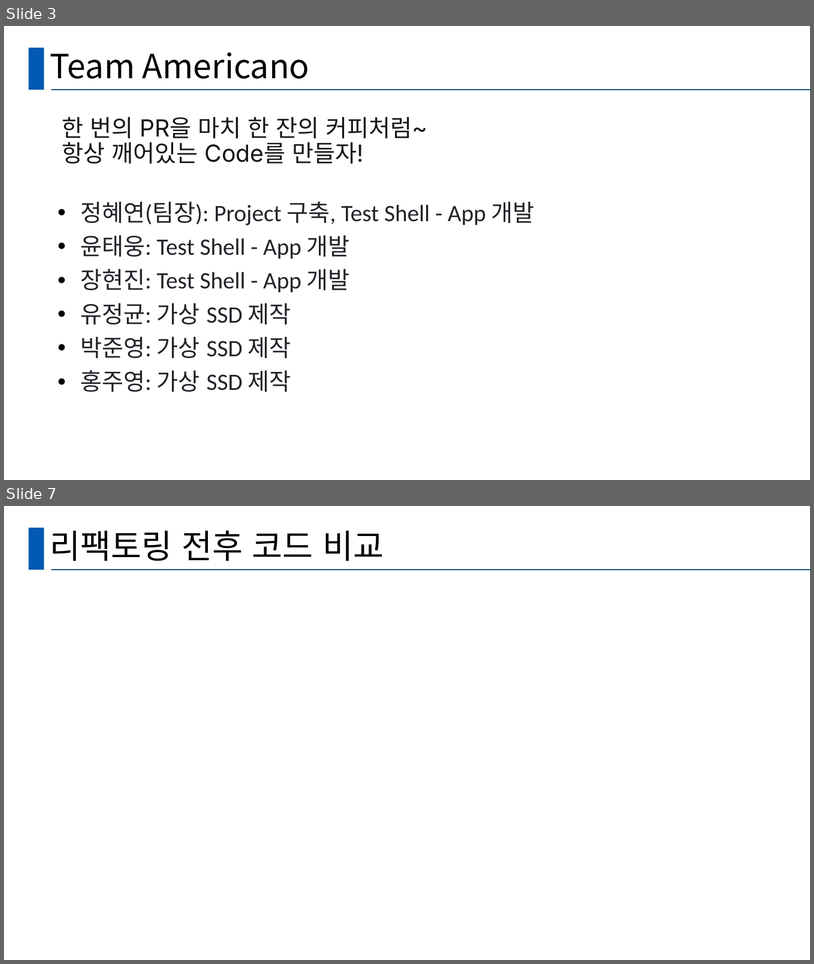
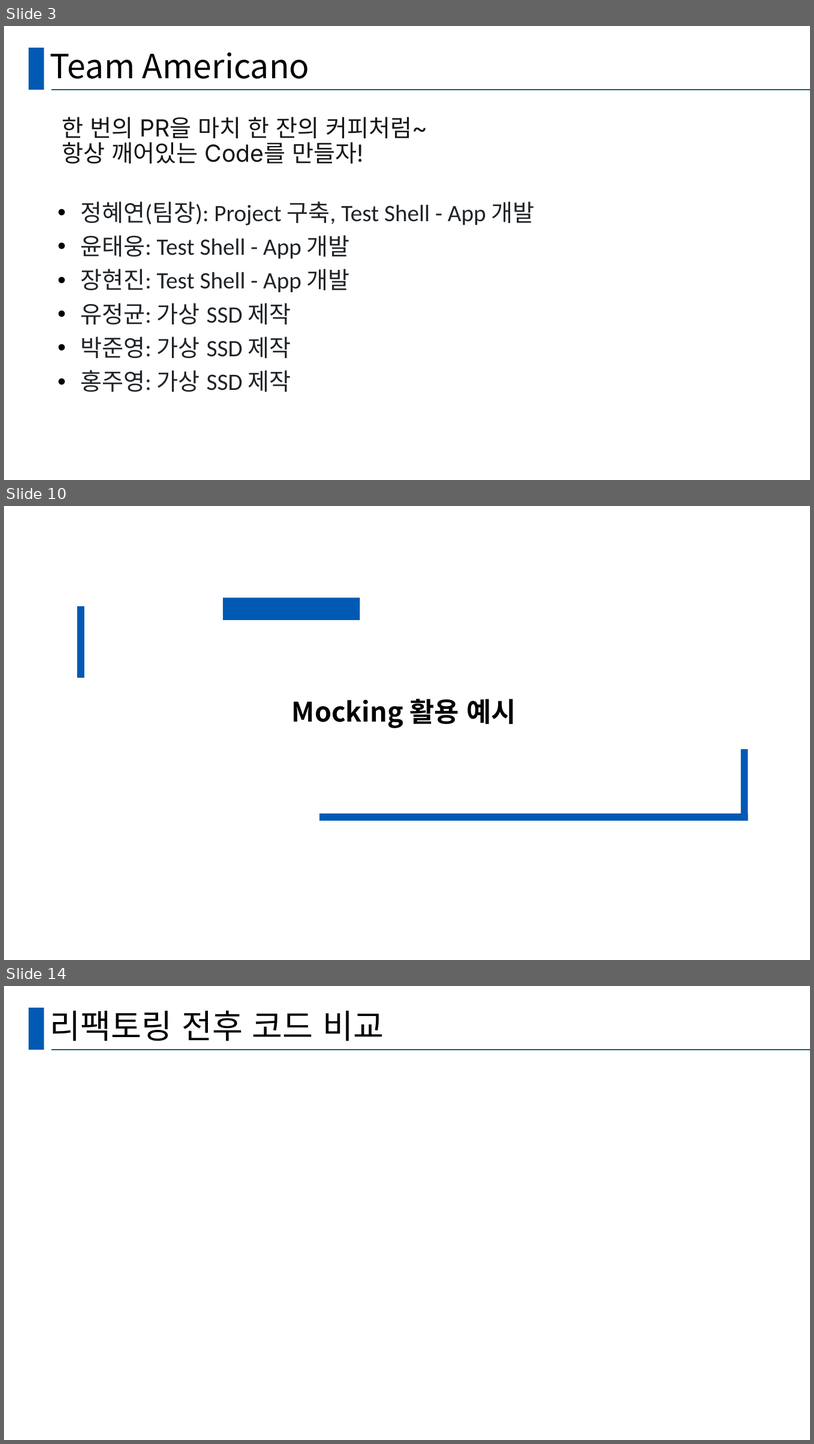
Before and after one commit to hy-ra-na/presentation_Americano, a slide deck: 발표양식.pptx. Shown one above the other, each under a label of ours: slides 3 and 7 before the commit, slides 3, 10 and 14 after it; the slides between them are not shown. The pictures are 814x964 and 814x1444 pixels, drawn with LibreOffice and Linux fonts; fonts in the diff are those of the drawing. Boxes give left, top, right and bottom in pixels: in the first picture for what was removed or moved away, otherwise in the second. Text is boxed around its words. In the diff, an @@ line names an element or a change of style, - is before the commit and + after.

```diff
--- a/발표양식.pptx
+++ b/발표양식.pptx
@@ slide 10 added at box(4, 506, 810, 960), background #FFFFFF @@
@@ text added at box(292, 699, 516, 728), 32 pt, text #000000, bold @@
+Mocking 활용 예시
@@ group added at box(77, 606, 749, 821): 4 rectangles @@
@@ what was slide 7 is now slide 14 @@
```
Also in this commit, not shown: 4 slides changed, 8 other slides added, 1 slide removed.
